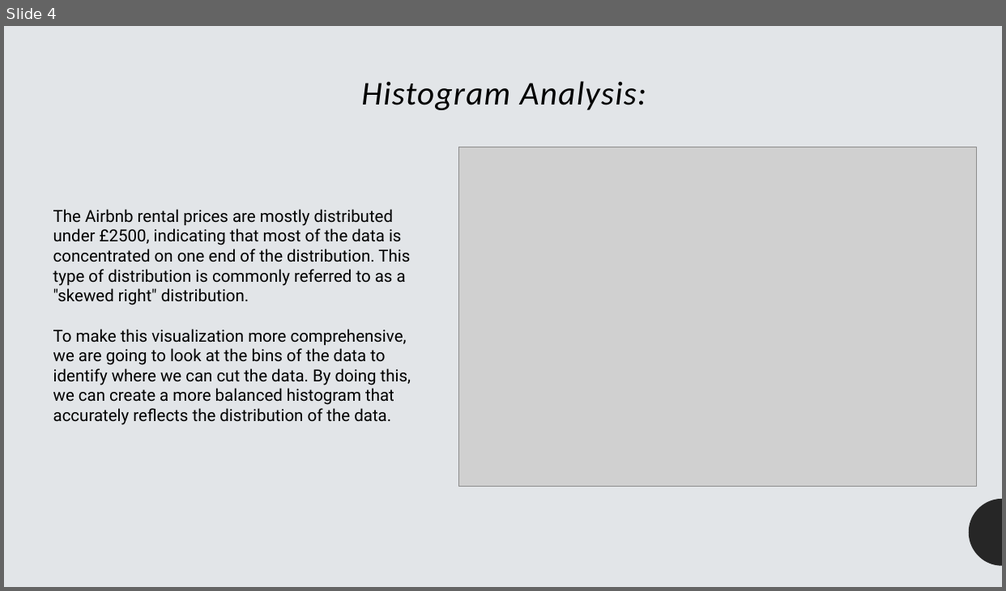
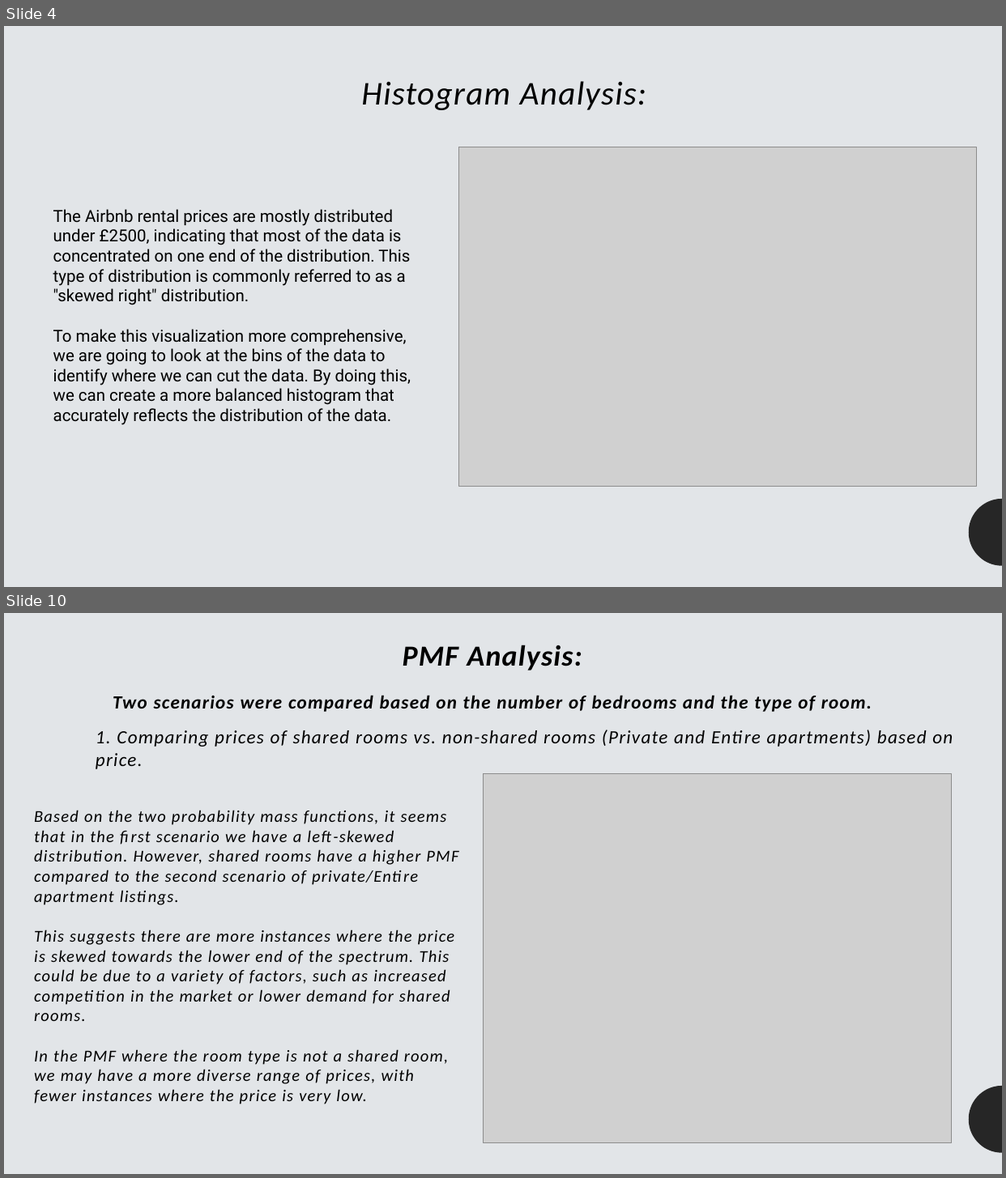
Before and after one commit to akhatamibellevue/DSC530_final_project, a slide deck: Airbnb prices analysis powerpoint.pptx. Shown one above the other, each under a label of ours: slide 4 before the commit, slides 4 and 10 after it; the slides between them are not shown. The pictures are 1006x591 and 1006x1178 pixels, drawn with LibreOffice and Linux fonts; fonts in the diff are those of the drawing; grey boxes stand for pictures. Boxes give left, top, right and bottom in pixels: in the first picture for what was removed or moved away, otherwise in the second. Text is boxed around its words. In the diff, an @@ line names an element or a change of style, - is before the commit and + after.

```diff
--- a/Airbnb prices analysis powerpoint.pptx
+++ b/Airbnb prices analysis powerpoint.pptx
@@ slide 10 added at [4, 613, 1002, 1174], background #E2E5E8; not listed: 1 template element that a slide beside it also shows @@
@@ title added at [113, 645, 872, 712], 18 pt, text #000000, bold, italic @@
+PMF Analysis:
+Two scenarios were compared based on the number of bedrooms and the type of room.
@@ text added at [96, 730, 953, 769], 18 pt, text #000000, italic @@
+1. Comparing prices of shared rooms vs. non-shared rooms (Private and Entire apartments) based on price.
@@ picture added at [484, 774, 951, 1143] @@
@@ text added at [34, 810, 458, 1105], 16 pt, text #000000, italic @@
+Based on the two probability mass functions, it seems that in the first scenario we have a left-skewed distribution. However, shared rooms have a higher PMF compared to the second scenario of private/Entire apartment listings.
+This suggests there are more instances where the price is skewed towards the lower end of the spectrum. This could be due to a variety of factors, such as increased competition in the market or lower demand for shared rooms.
+In the PMF where the room type is not a shared room, we may have a more diverse range of prices, with fewer instances where the price is very low.
```
Also in this commit, not shown: 3 slides changed, 12 other slides added, 1 other file.
